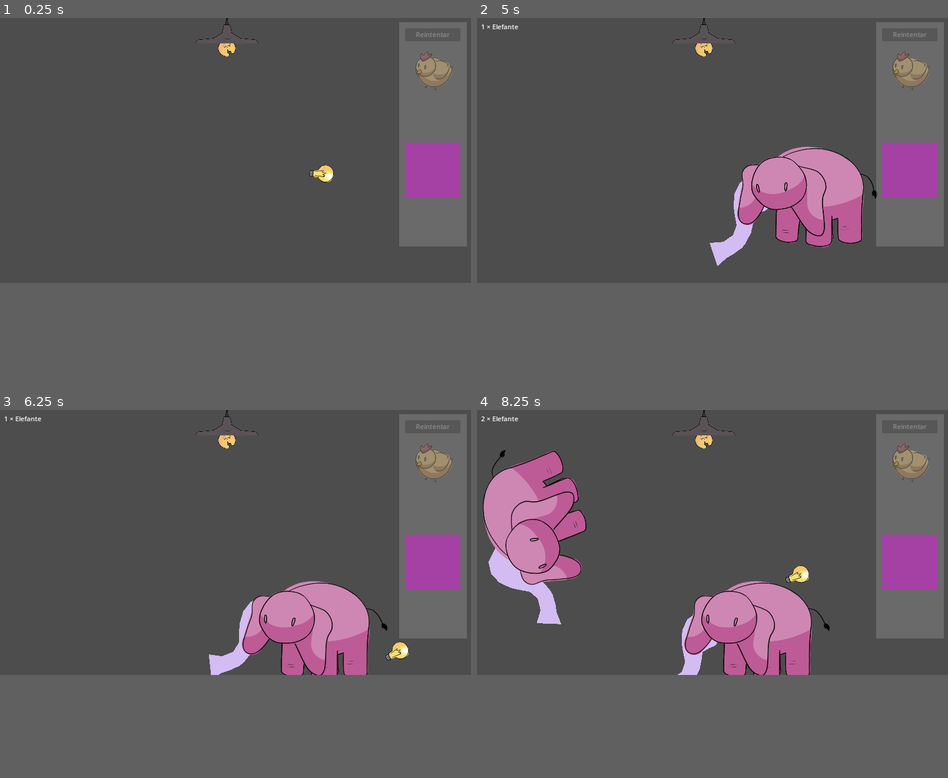
Above: before the commit, frames 1-4 (two rows, left to right).
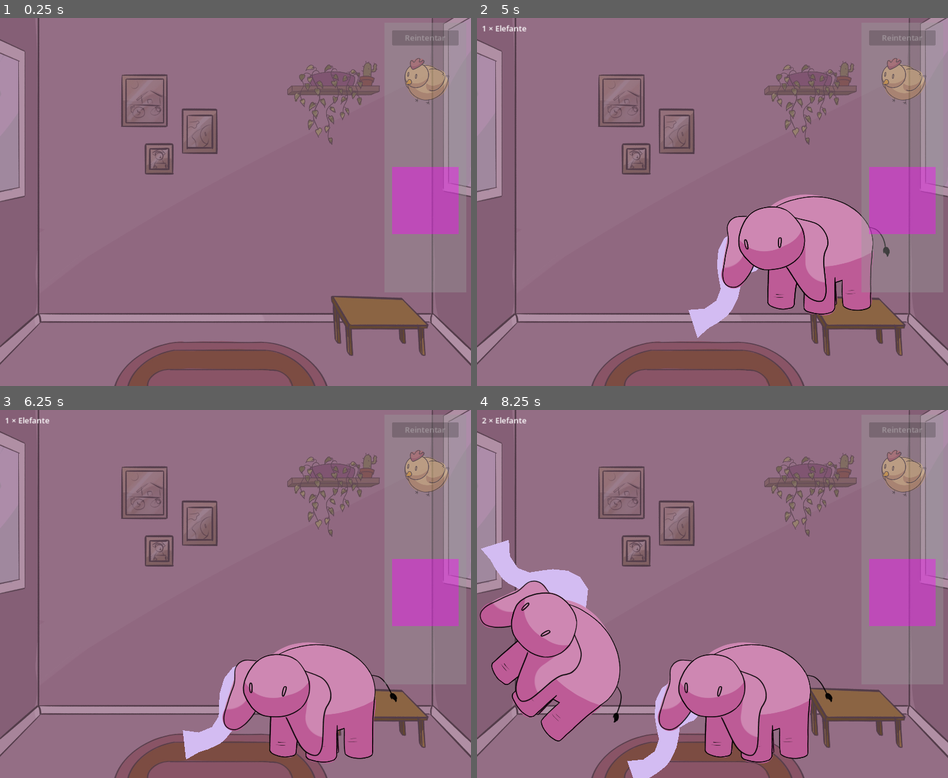
Above: after the commit, the same moments.

Repository: JuanFdS/ggj2024
Game: Godot game, scene res://Habitacion.tscn
Same seed, same stepped clock (60 frames per second), same inputs: the game is played once before the commit and once after it.
Inputs (mouse positions are in pixels of both pictures, inside the frame that each line leads up to; where the layout moved, square brackets give the same spot in the first picture):
- Up to frame 1 (0.25 s): no input
- Up to frame 2 (5 s): click "Reintentar" at 0.5 s; click "Reintentar" at 1.25 s; click "Reintentar" at 2 s; click (900, 80) [910, 91] at 2.75 s; click (900, 168) [910, 190] at 3.5 s; tap Enter at 4.25 s; move the mouse to (816, 135) at 4.27 s; hold Up (ui_up) from 4.28 s (still down); click (816, 135) at 4.42 s
- Up to frame 3 (6.25 s): move the mouse to (141, 557) at 5.02 s; release Up (ui_up) at 5.03 s; hold Down (ui_down) 5.03-5.78 s; move the mouse to (282, 483) at 5.77 s; hold Up (ui_up) from 5.78 s (still down)
- Up to frame 4 (8.25 s): move the mouse to (688, 594) at 6.52 s; click (688, 594) at 6.67 s; move the mouse to (853, 582) at 7.27 s; release Up (ui_up) at 7.28 s; hold Down (ui_down) from 7.28 s (still down); move the mouse to (571, 502) at 8.02 s
In our replay, the window is 800x450 before the commit and 800x625 after it. These sizes can differ from the game's own. Grey fills any space a smaller window leaves; there, only what the larger window draws over its background counts as a difference.

The runs differ from the first frame. In frame 1, 78% of the frame differs, in the area x 0-100%, y 0-100%; in frame 2, 79%; in frame 3, 83%; in frame 4, 85%.

Commit message:
Integrar fondito

Diff:
--- a/Habitacion.tscn
+++ b/Habitacion.tscn
@@ -7,6 +7,7 @@
 [ext_resource type="Script" path="res://BotonSeleccionarCosa.gd" id="4_th3gl"]
 [ext_resource type="Resource" uid="uid://ddj4n35rvig3h" path="res://TiposDeCosa/Gallina.tres" id="5_5pbi7"]
 [ext_resource type="Resource" uid="uid://dy7qc2pn6grp8" path="res://TiposDeCosa/Elefante.tres" id="7_7rnom"]
+[ext_resource type="Texture2D" uid="uid://c3x42lqjy22pk" path="res://Assets/Fondito.jpg" id="8_pon65"]
 
 [sub_resource type="WorldBoundaryShape2D" id="WorldBoundaryShape2D_kf7ph"]
 normal = Vector2(1, 0)
@@ -52,7 +53,7 @@
 shape = SubResource("WorldBoundaryShape2D_dioxf")
 
 [node name="CollisionShape2D4" type="CollisionShape2D" parent="ParedesYPiso"]
-position = Vector2(592, 647)
+position = Vector2(592, 702)
 shape = SubResource("WorldBoundaryShape2D_niugd")
 
 [node name="Portalámparas" parent="." instance=ExtResource("2_im02a")]
@@ -159,3 +160,8 @@
 [node name="Contador" type="Label" parent="CanvasLayer/MarginContainer"]
 unique_name_in_owner = true
 layout_mode = 2
+
+[node name="Fondo" type="Sprite2D" parent="."]
+scale = Vector2(0.5, 0.5)
+texture = ExtResource("8_pon65")
+centered = false
--- a/project.godot
+++ b/project.godot
@@ -24,6 +24,8 @@
 
 [display]
 
+window/size/viewport_width=960
+window/size/viewport_height=750
 window/stretch/mode="canvas_items"
 
 [editor]
Binary file added: Assets/Fondito.jpg
Not shown, added: Assets/Fondito.jpg.import
Not shown: 1 places in Habitacion.tscn that only renumber resources
